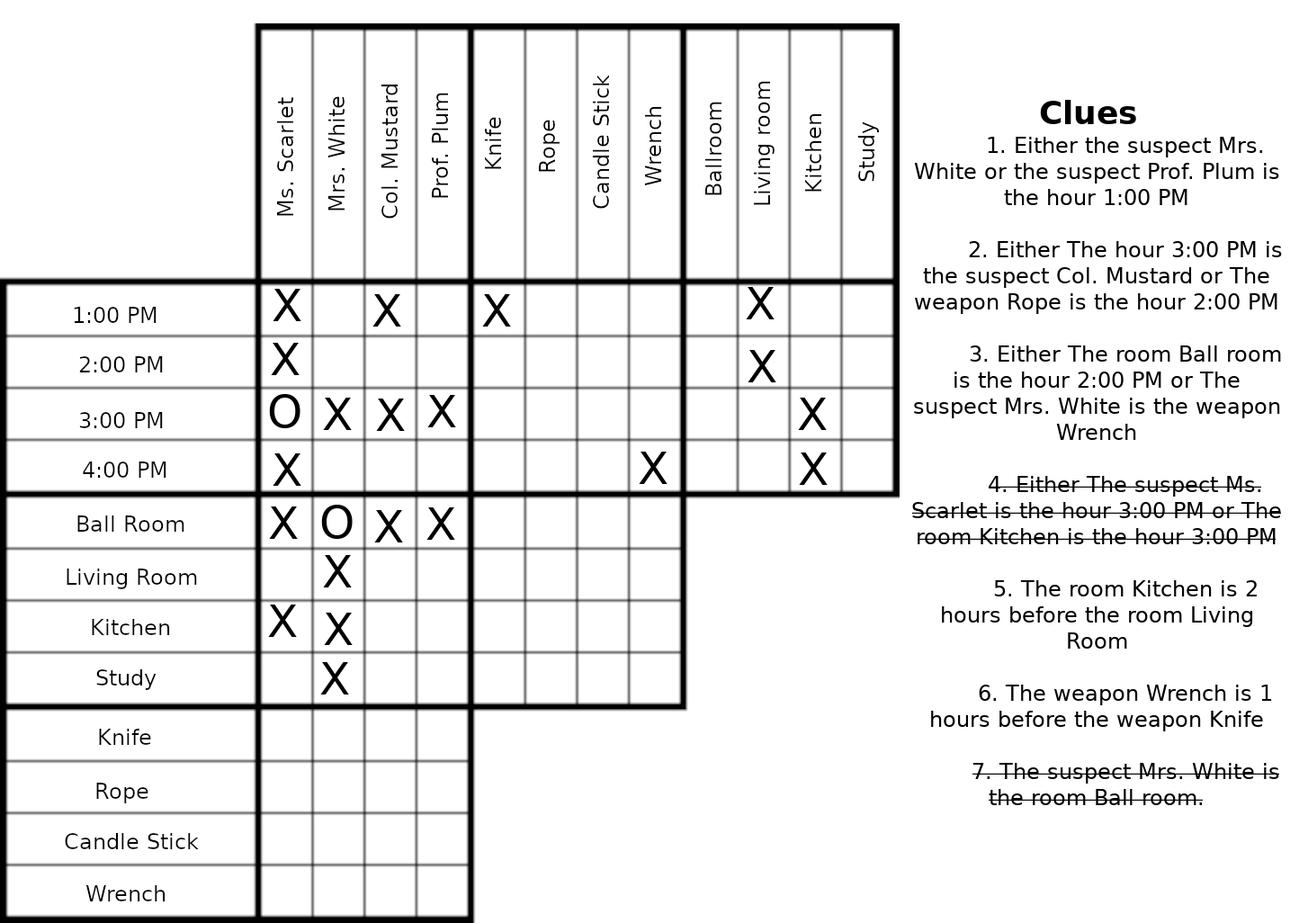
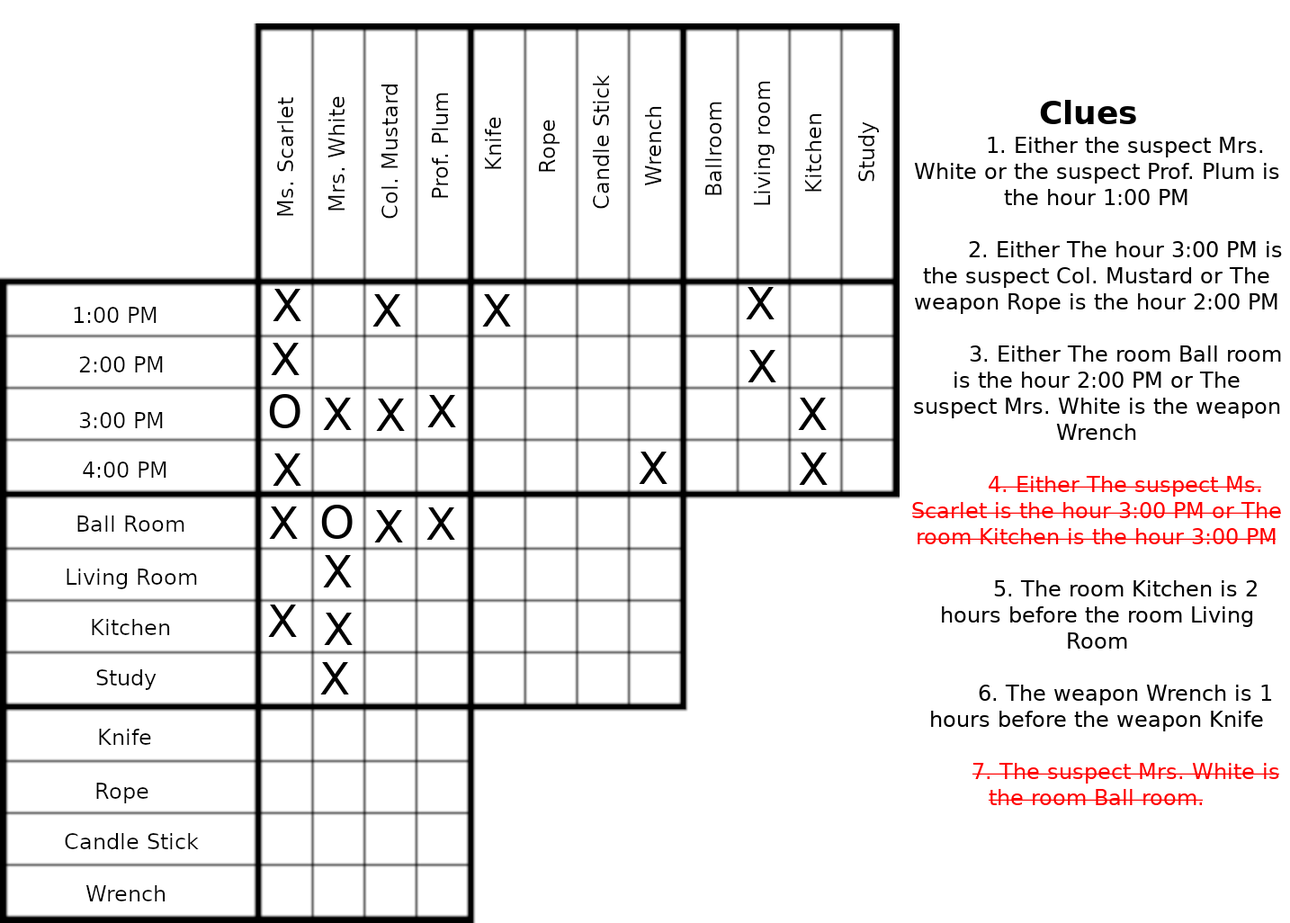
Layered file, before and after one edit (1290 x 923). Changes by layer:
painted on "hints2" over [left=912, top=476, right=1282, bottom=806]
